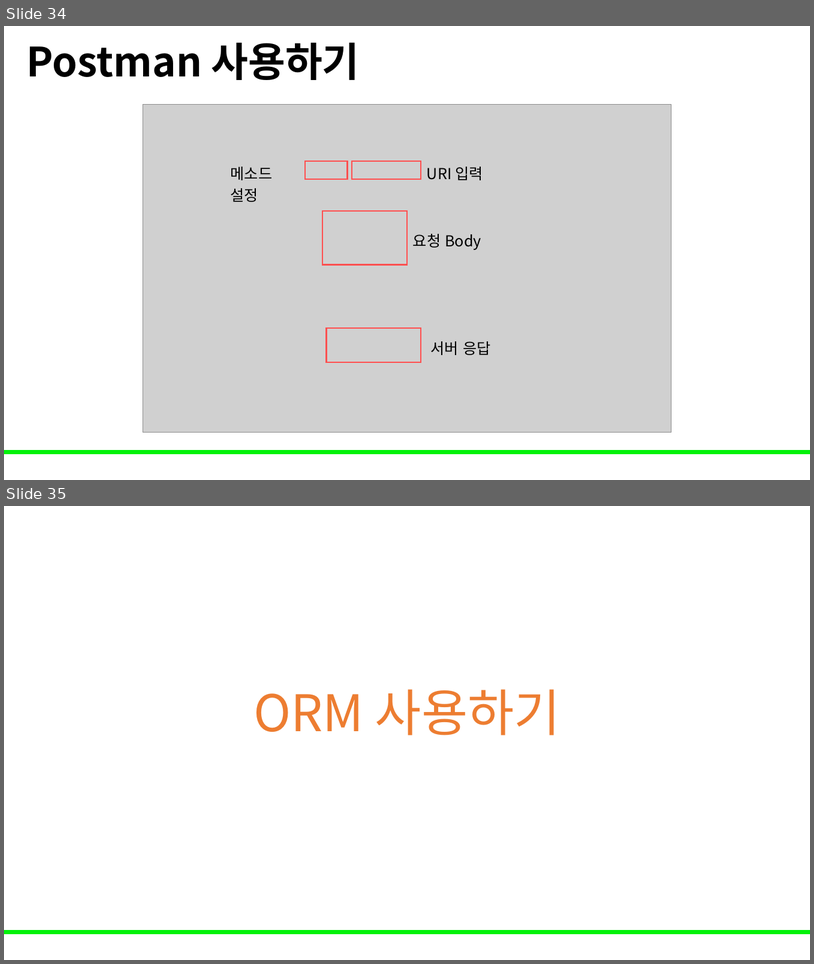
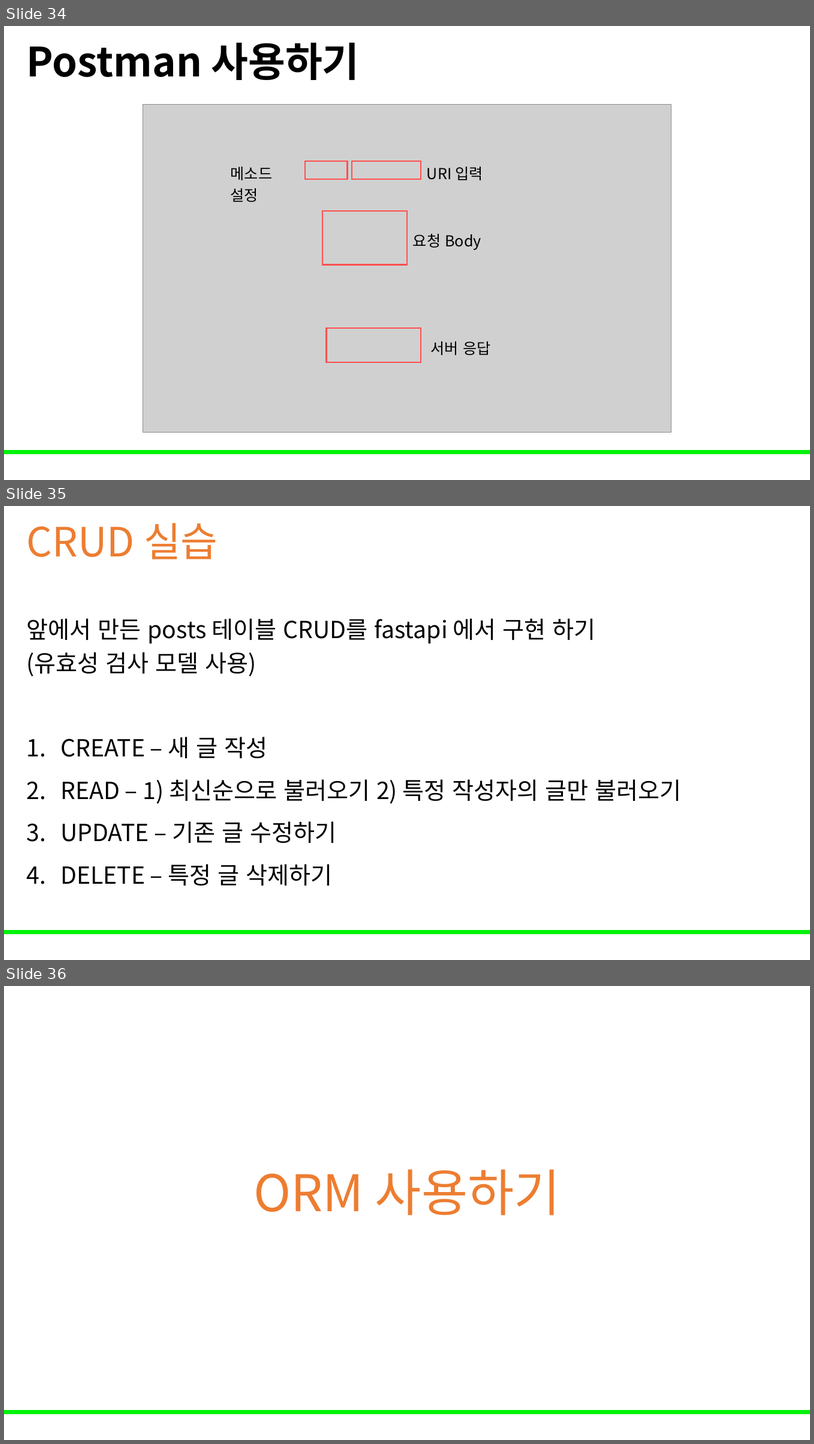
Before and after one commit to Leader-Lesson/KDT_RE_3rd, a slide deck: material/DB/08_파이썬과함께쓰기.pptx. Shown one above the other, each under a label of ours: slides 34 and 35 before the commit, slides 34, 35 and 36 after it. The pictures are 814x964 and 814x1444 pixels, drawn with LibreOffice and Linux fonts; fonts in the diff are those of the drawing; grey boxes stand for pictures; background and template pictures are left out. Boxes give left, top, right and bottom in pixels: in the first picture for what was removed or moved away, otherwise in the second. Text is boxed around its words. In the diff, an @@ line names an element or a change of style, - is before the commit and + after.

```diff
--- a/material/DB/08_파이썬과함께쓰기.pptx
+++ b/material/DB/08_파이썬과함께쓰기.pptx
@@ slide 35 added at bbox=[4, 506, 810, 960], background #FFFFFF; not listed: 1 template element that a slide beside it also shows @@
@@ title added at bbox=[27, 523, 218, 559], 48 pt, text #ED7D31 @@
+CRUD 실습
@@ text added at bbox=[27, 618, 682, 885], 28 pt, text #000000 @@
+앞에서 만든 posts 테이블 CRUD를 fastapi 에서 구현 하기
+(유효성 검사 모델 사용)
+1. CREATE – 새 글 작성
+2. READ – 1) 최신순으로 불러오기 2) 특정 작성자의 글만 불러오기
+3. UPDATE – 기존 글 수정하기
+4. DELETE – 특정 글 삭제하기
@@ what was slide 35 is now slide 36 @@
```
Also in this commit, not shown: 1 slide changed, 1 other slide added.
